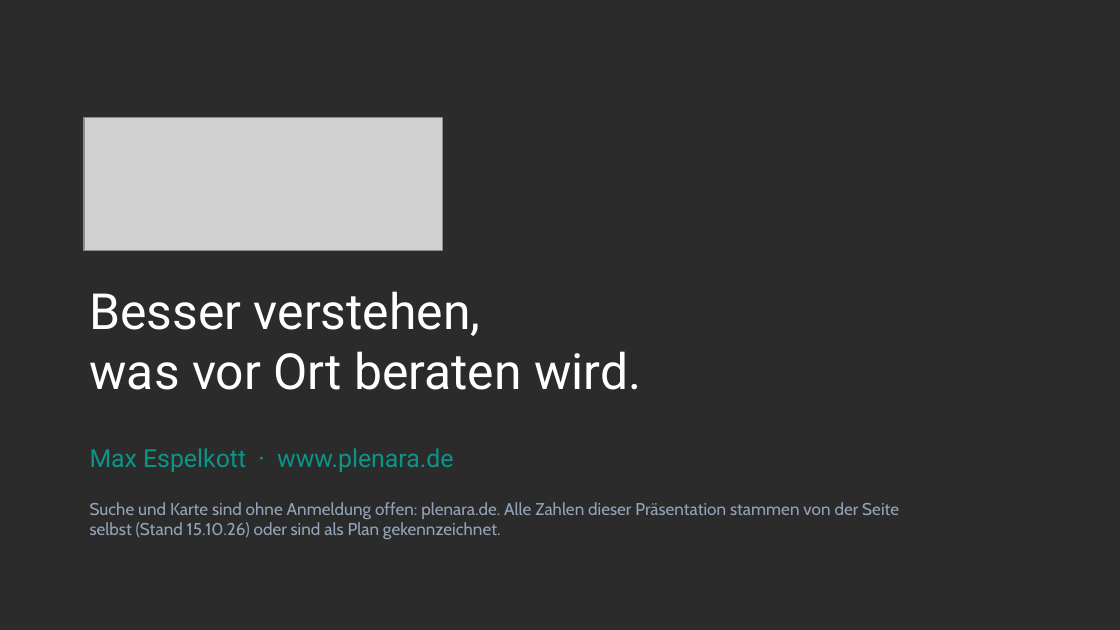
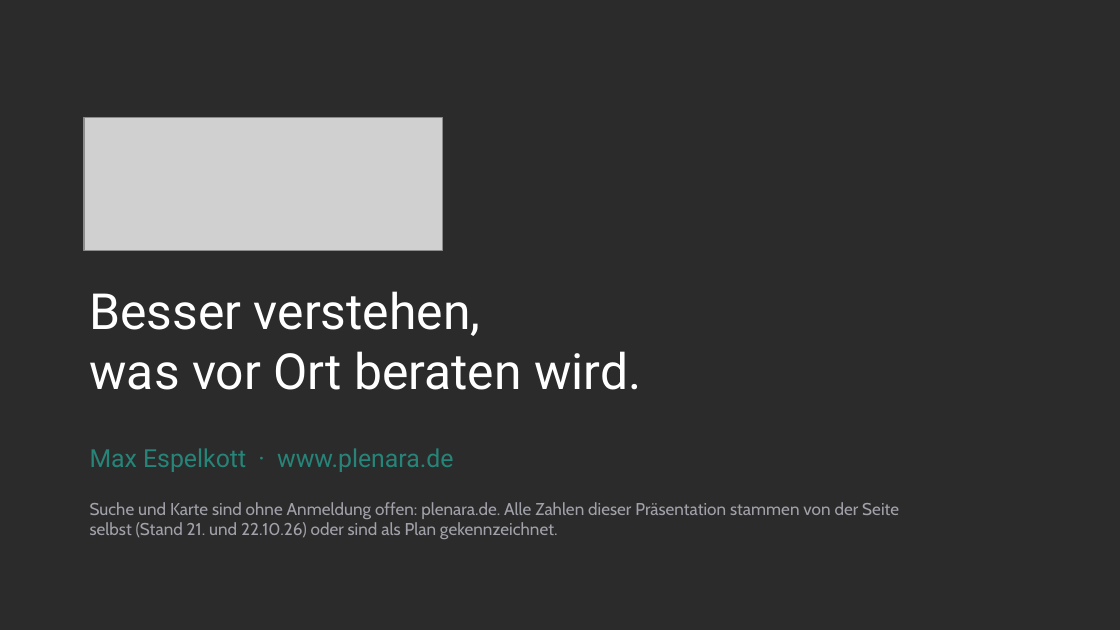
Before and after one commit to EsMa001/Ratsmonitor, a slide deck: slide 20 of docs/design/praesentation/plenara-investoren.pptx (slide 12 before the commit). Drawn at 1120x630 pixels with LibreOffice and Linux fonts; fonts in the diff are those of the drawing; grey boxes stand for pictures; background and template pictures are left out; a plain dark background stands for a picture behind light text. Boxes give left, top, right and bottom in pixels: in the first picture for what was removed or moved away, otherwise in the second. Text is boxed around its words. In the diff, an @@ line names an element or a change of style, - is before the commit and + after.

```diff
--- a/docs/design/praesentation/plenara-investoren.pptx
+++ b/docs/design/praesentation/plenara-investoren.pptx
@@ text "Max Espelkott · www.plenara.de" at <box>90,448,453,472</box>: text colour #0D9488 to #268478 @@
@@ text at <box>90,502,899,539</box>: text changed; text colour #94A3B8 to #A1A1AA @@
-Suche und Karte sind ohne Anmeldung offen: plenara.de. Alle Zahlen dieser Präsentation stammen von der Seite selbst (Stand 15.10.26) oder sind als Plan gekennzeichnet.
+Suche und Karte sind ohne Anmeldung offen: plenara.de. Alle Zahlen dieser Präsentation stammen von der Seite selbst (Stand 21. und 22.10.26) oder sind als Plan gekennzeichnet.
```
Also in this commit, not shown: 8 other slides changed, 11 slides added, 3 slides removed, 34 other files.
